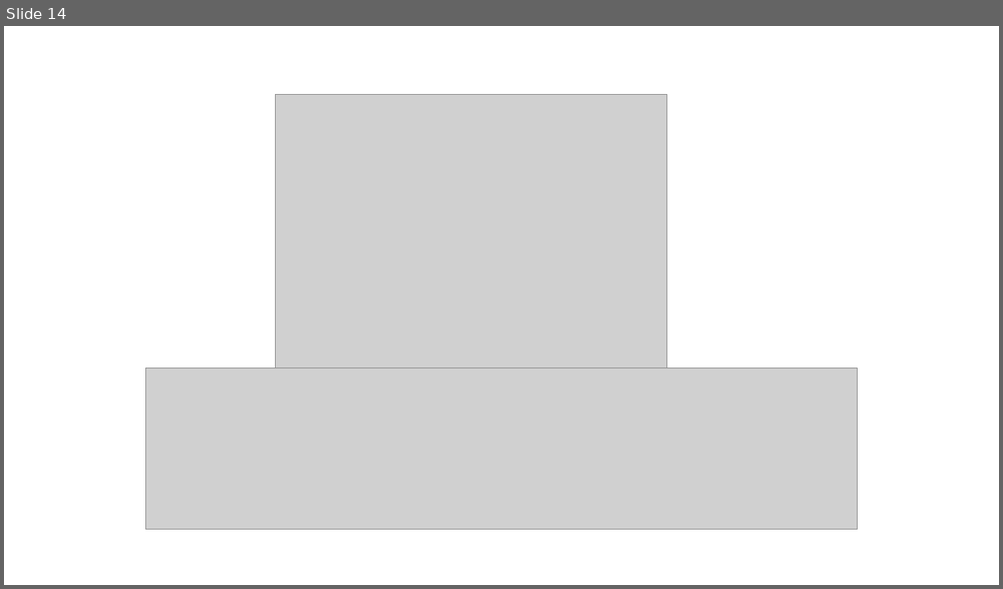
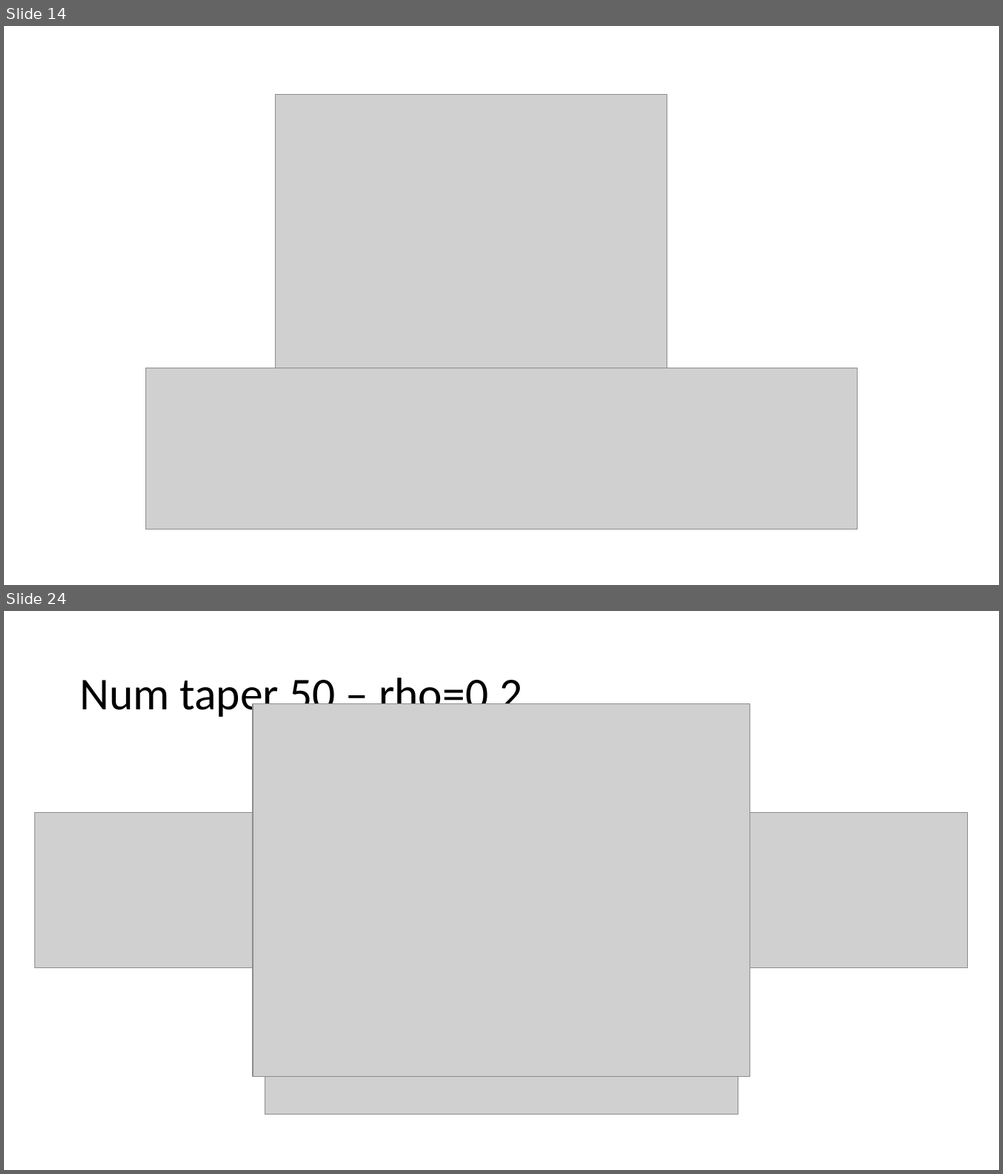
Before and after one commit to reza-sf9/FOOOF, a slide deck: Report/rep_11_4_21.pptx. Shown one above the other, each under a label of ours: slide 14 before the commit, slides 14 and 24 after it; the slides between them are not shown. The pictures are 1003x589 and 1003x1174 pixels, drawn with LibreOffice and Linux fonts; fonts in the diff are those of the drawing; grey boxes stand for pictures. Boxes give left, top, right and bottom in pixels: in the first picture for what was removed or moved away, otherwise in the second. Text is boxed around its words. In the diff, an @@ line names an element or a change of style, - is before the commit and + after.

```diff
--- a/Report/rep_11_4_21.pptx
+++ b/Report/rep_11_4_21.pptx
@@ slide 24 added at (4, 611, 999, 1170), background #FFFFFF @@
@@ title added at (79, 672, 523, 721), 44 pt, text #000000 @@
+Num taper 50 – rho=0.2
@@ picture added at (253, 704, 750, 1077) @@
@@ picture added at (264, 760, 737, 1116) @@
@@ picture added at (35, 813, 968, 968) @@
```
Also in this commit, not shown: 5 slides changed, 13 other slides added, 1 slide removed, 3 other files.
